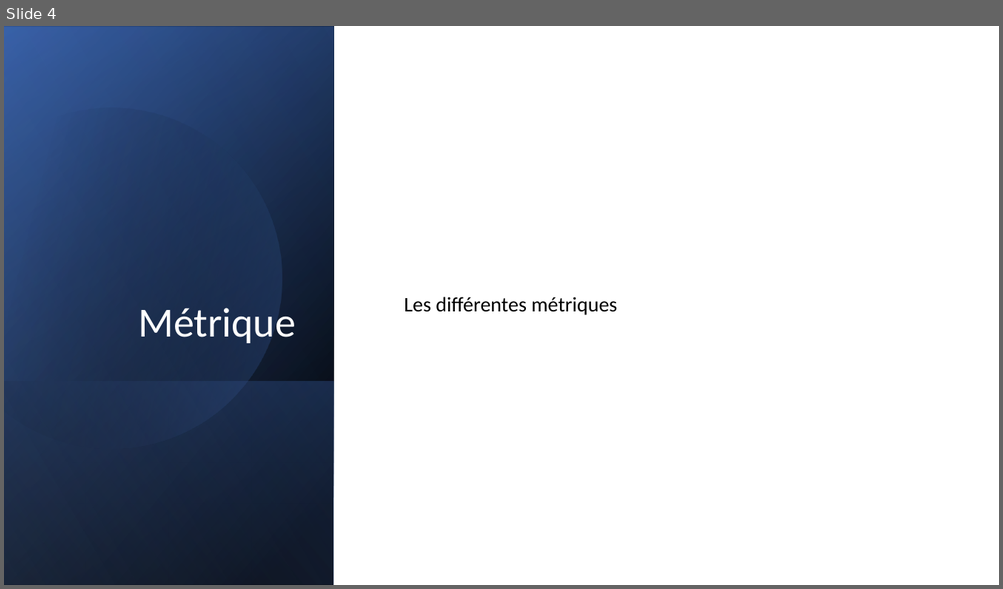
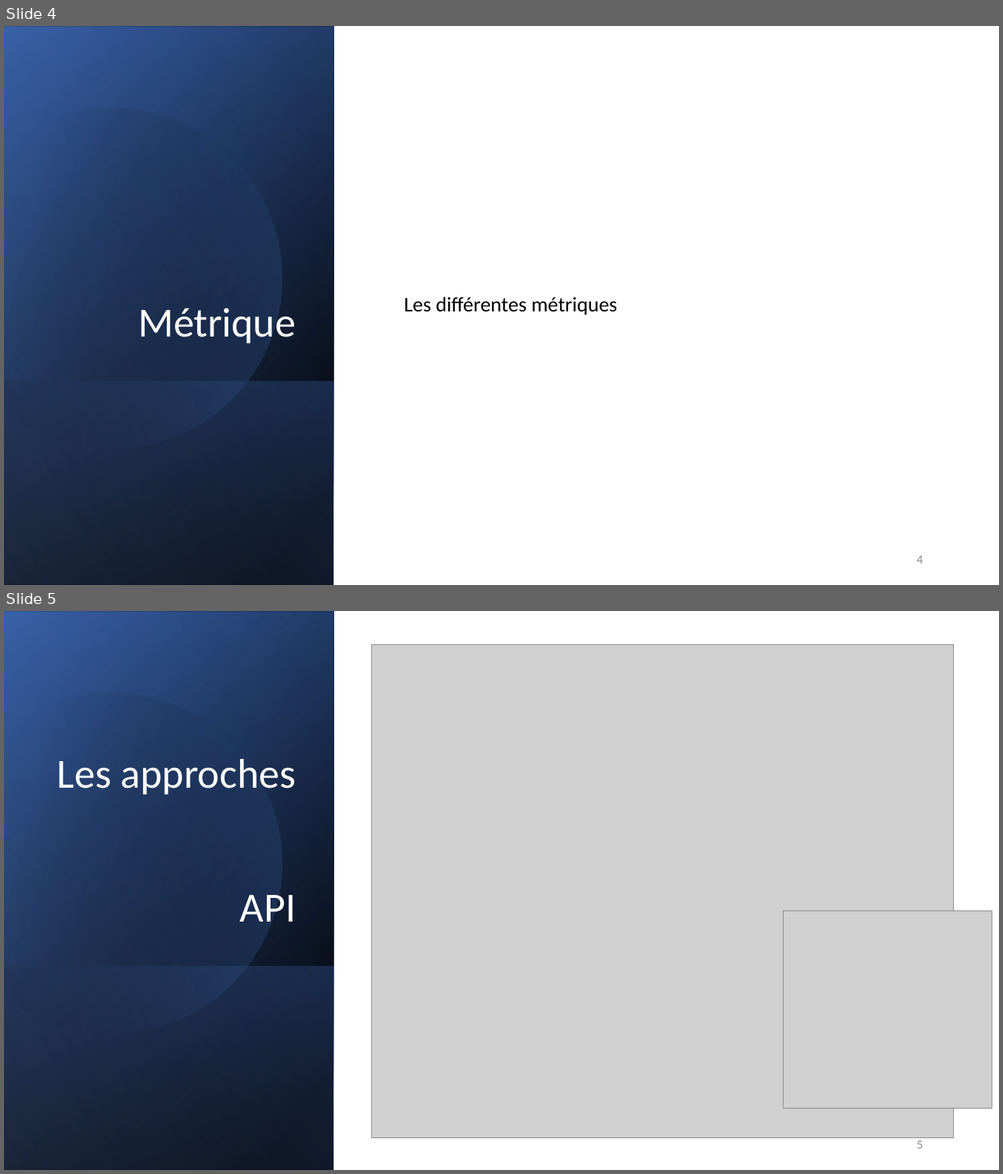
Before and after one commit to Sfix/OC-P07, a slide deck: P07 - Serge Neuman.pptx. Shown one above the other, each under a label of ours: slide 4 before the commit, slides 4 and 5 after it. The pictures are 1003x589 and 1003x1174 pixels, drawn with LibreOffice and Linux fonts; fonts in the diff are those of the drawing; grey boxes stand for pictures. Boxes give left, top, right and bottom in pixels: in the first picture for what was removed or moved away, otherwise in the second. Text is boxed around its words. In the diff, an @@ line names an element or a change of style, - is before the commit and + after.

```diff
--- a/P07 - Serge Neuman.pptx
+++ b/P07 - Serge Neuman.pptx
@@ slide 5 added at (x1=4, y1=611, x2=999, y2=1170), background #FFFFFF @@
@@ rectangle added at (x1=4, y1=611, x2=999, y2=1170), fill #FFFFFF @@
@@ rectangle added at (x1=4, y1=611, x2=334, y2=1170), fill gradient #000000 to #2F5597 @@
@@ rectangle added at (x1=4, y1=612, x2=334, y2=1170), fill gradient #000000 to #4472C4 @@
@@ rectangle added at (x1=4, y1=611, x2=334, y2=1170), fill gradient #000000 to #8FAADC @@
@@ freeform shape added at (x1=4, y1=652, x2=323, y2=1068), fill gradient #000000 to #4472C4 @@
@@ picture added at (x1=372, y1=644, x2=954, y2=1139) @@
@@ title added at (x1=57, y1=759, x2=296, y2=922), 40 pt, text #FFFFFF @@
+Les approches
+API
@@ picture added at (x1=783, y1=911, x2=992, y2=1109) @@
@@ rectangle added at (x1=4, y1=966, x2=334, y2=1170), fill gradient #4472C4 to #000000 @@
@@ page number added at (x1=916, y1=1141, x2=922, y2=1149), 12 pt, text #8C8C8C @@
+5
@@ slide 4 changed as well @@
@@ page number added at (x1=916, y1=556, x2=922, y2=564), 12 pt, text #8C8C8C @@
+4
```
Also in this commit, not shown: 5 other slides changed, 5 other slides added, 1 slide removed, 10 other files.
